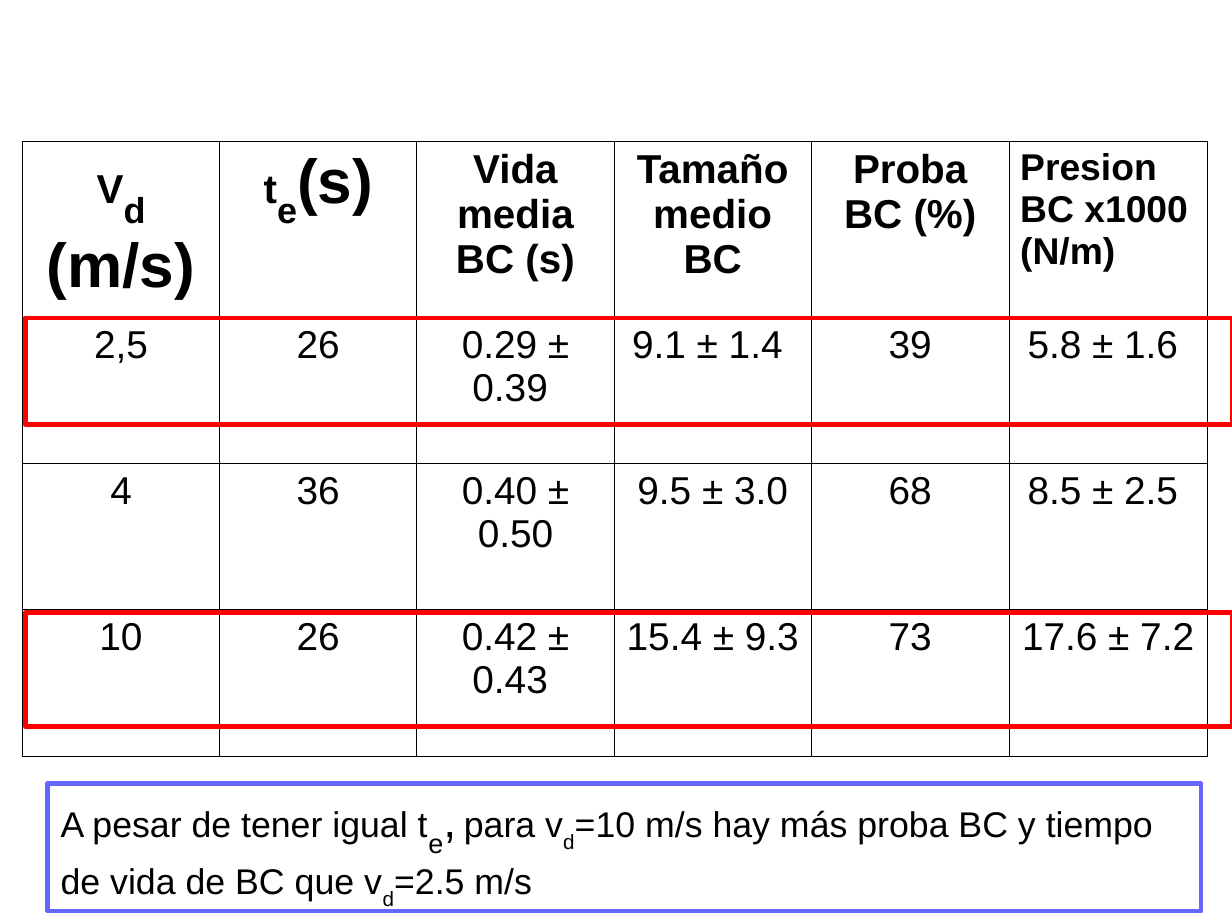
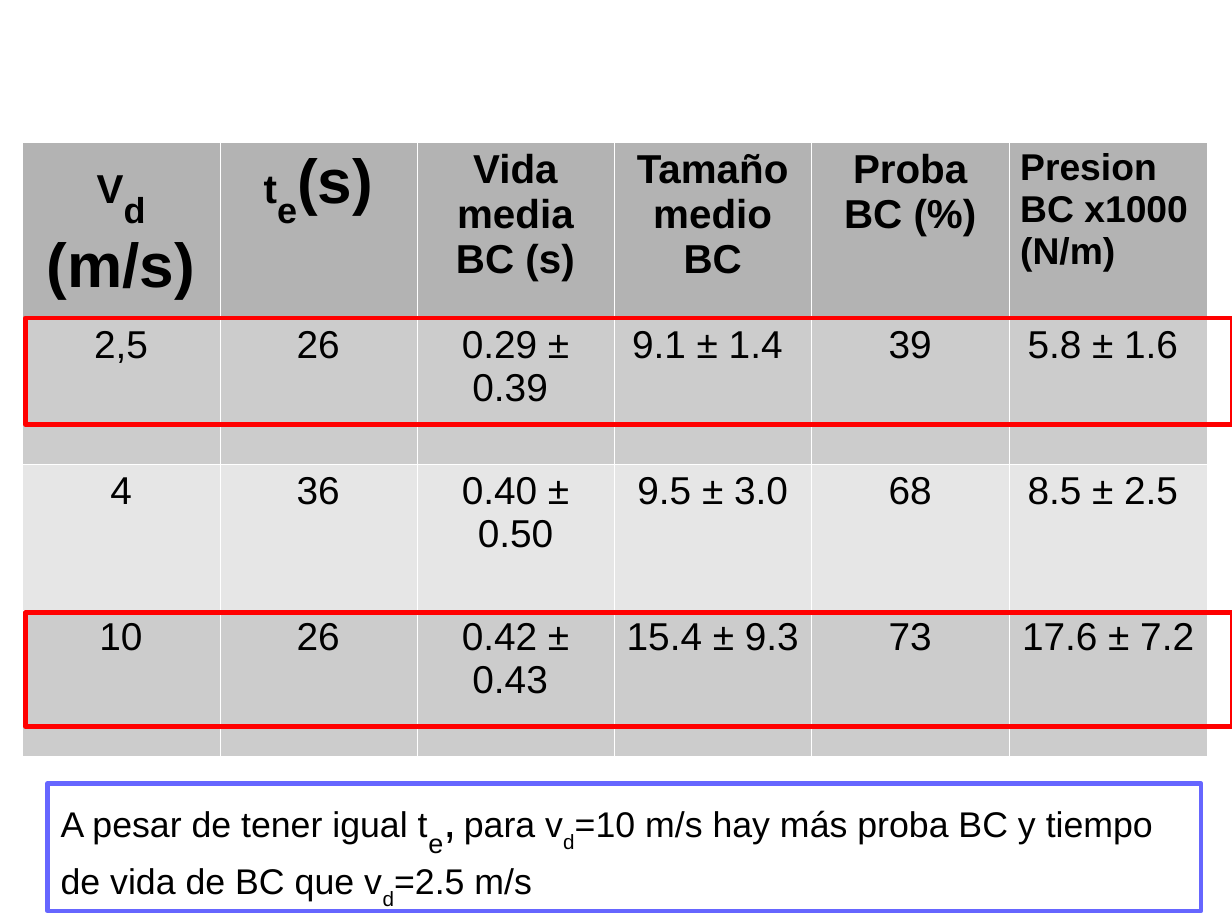
Before and after one commit to ignaciosticco/super_ath, a slide deck: slide 5 of present_superath1.odp. Drawn at 1232x924 pixels with LibreOffice and Linux fonts; fonts in the diff are those of the drawing. Boxes give left, top, right and bottom in pixels: in the first picture for what was removed or moved away, otherwise in the second. Text is boxed around its words. In the diff, an @@ line names an element or a change of style, - is before the commit and + after.

```diff
--- a/present_superath1.odp
+++ b/present_superath1.odp
@@ table at [22, 142, 1205, 757] @@
@@ fill none to #B3B3B3 in row 1 @@
@@ fill none to #CCCCCC in 12 cells @@
@@ fill none to #E6E6E6 in row 3 @@
@@ borders changed @@
```
Also in this commit, not shown: 3 other slides changed, 42 other files.
